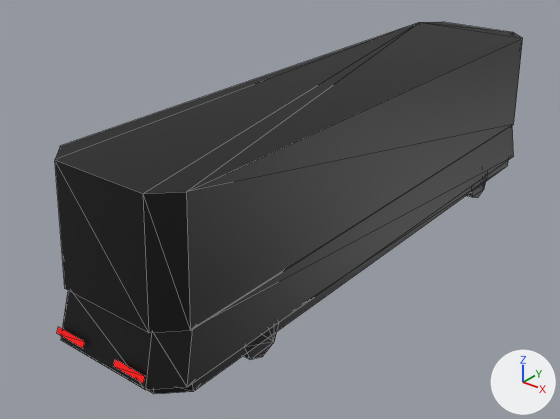
What one commit did to the glTF model apps/web/public/models/veh_bus.glb.
Camera for both pictures: a camera (50 mm lens) standing at (7.2, -10.61, 6.88) and looking at (-0.57, -0.89, 0.86). The axes (+X, +Y, +Z) are drawn at lower right. The lights are the same throughout. The first picture is the older version. Mesh edges are drawn as thin lines. Vertices at exactly the same position are counted once.

The first picture shows 'veh_bus'.
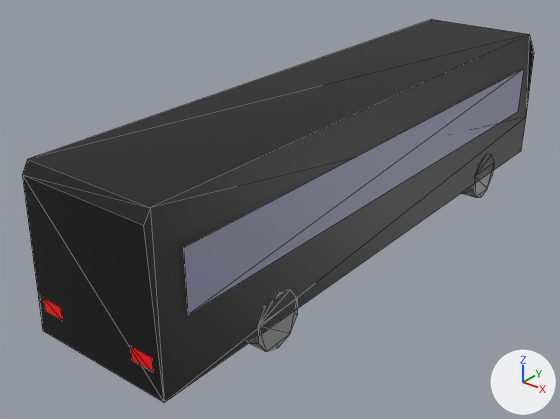
Where the change shows, as pixel boxes [x1, y1, x2, y2] in the pictures (560 x 419 px):
'veh_bus', reshaped, moved (9% wider): before [55, 22, 523, 394]; after [22, 20, 534, 403]
part 1 of me_veh_bus, added: after [462, 171, 493, 197]
part 2 of me_veh_bus, added: after [250, 291, 297, 351]
part 3 of me_veh_bus, rebuilt (9% wider, 23% taller): before [55, 22, 523, 333]; after [22, 20, 534, 403]
part 4 of me_veh_bus, deleted (mostly hidden): before [57, 175, 488, 383]
part 5 of me_veh_bus, built on: before [61, 126, 514, 394]; after [43, 69, 524, 372]

The change in detail:
me_veh_bus is used by ob_veh_bus; location (0.0, 0.0, 1.55); scale (5.5, 5.5, 5.5).
me_veh_bus had 144 vertices, 232 faces and spanned x -0.23..0.23, y -1.0..1.0, z -0.28..0.28.
me_veh_bus now has 122 vertices, 182 faces and spans x -0.23..0.23, y -1.0..1.0, z -0.28..0.28.
me_veh_bus part 1: a new loose piece, a 10-sided cylinder along x spanning x 0.167..0.226, y 0.572..0.738, z -0.282..-0.107, in mat_defaultmaterial.
me_veh_bus part 2: a new loose piece, a 10-sided cylinder along x spanning x 0.167..0.226, y -0.665..-0.499, z -0.282..-0.107, in mat_defaultmaterial.
me_veh_bus part 3: the loose piece of 16 vertices spanning x -0.22..0.22, y -0.96..0.96, z -0.06..0.28 is rebuilt with 14 vertices and now spans x -0.23..0.23, y -1.0..1.0, z -0.2..0.28.
me_veh_bus part 4: 9 loose pieces with 96 vertices, spanning x -0.22..0.22, y -1.0..1.0, z -0.28..0.24, are deleted.
Part 5, on me_veh_bus:
32 vertices are removed from x -0.23..0.23, y -0.99..0.99, z -0.24..-0.06.
56 faces are deleted.
22 vertices are added at x -0.23..0.23, y -1.0..1.0, z -0.16..0.22.
6 new vertices lie (0.0, 0.0, 0.04) away from vertices in x -0.2..0.2, y -1.0..1.0, z -0.13..0.22.
14 new faces join them.
Other edits to the shape of me_veh_bus do not show in these pictures.
